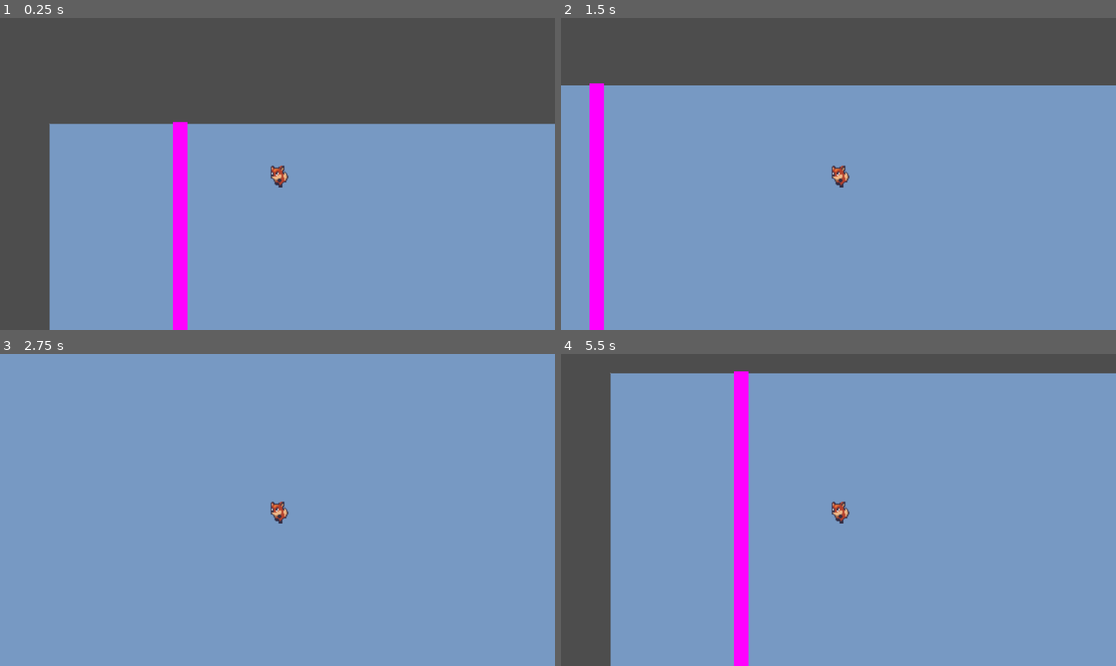
Above: before the commit, frames 1-4 (two rows, left to right).
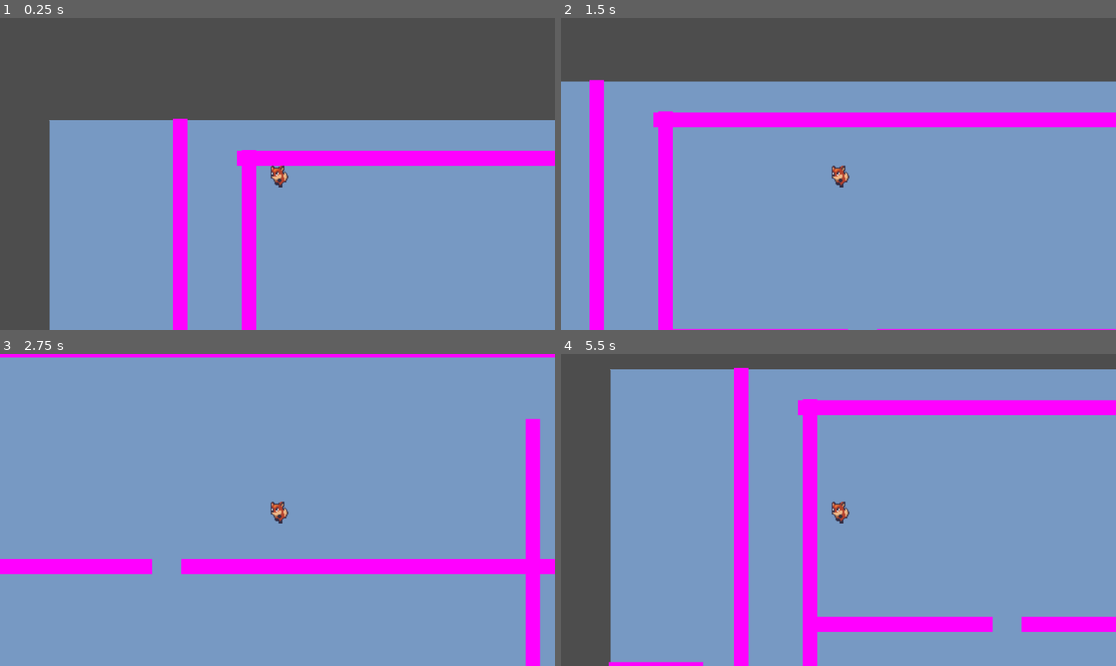
Above: after the commit, the same moments.

Repository: breadlofe/NotMedicine
Game: Godot game, scene res://scenes/game.tscn
The game is run twice, just before and just after one commit, with the same random seed, the same clock (stepped at 60 frames per second) and the same inputs. This scene is started directly instead of the project's main scene.
Inputs:
- Up to frame 1 (0.25 s): no input
- Up to frame 2 (1.5 s): tap Enter at 0.5 s; hold D (move_right) 0.53-1.28 s; hold S (move_down) from 1.28 s (still down)
- Up to frame 3 (2.75 s): release S (move_down) at 2.03 s; hold D (move_right) from 2.03 s (still down)
- Up to frame 4 (5.5 s): release D (move_right) at 2.78 s; hold W (move_up) 2.78-3.53 s; hold A (move_left) 3.53-5.03 s; hold S (move_down) from 5.03 s (still down)

The runs differ from the first frame. In frame 1, 5.4% of the frame differs, in the area x 8-100%, y 32-100%; in frame 2, 7.5%; in frame 3, 7.8%; in frame 4, 8.8%, in the area x 8-100%, y 4-100%.

Commit message:
Map outline done

Diff:
--- a/scenes/floor_1.tscn
+++ b/scenes/floor_1.tscn
@@ -77,8 +77,8 @@
 scale = Vector2(0.28, 0.915514)
 
 [node name="wall_test13" parent="." instance=ExtResource("1_2ddma")]
-position = Vector2(568, 2877)
-scale = Vector2(0.28, 1.23551)
+position = Vector2(568, 2882)
+scale = Vector2(0.28, 1.15551)
 
 [node name="wall_test14" parent="." instance=ExtResource("1_2ddma")]
 position = Vector2(384, 2336)
@@ -226,3 +226,153 @@
 [node name="wall_test45" parent="." instance=ExtResource("1_2ddma")]
 position = Vector2(912, 2336)
 scale = Vector2(0.28, 2.30786)
+
+[node name="wall_test46" parent="." instance=ExtResource("1_2ddma")]
+position = Vector2(2784, 1024)
+scale = Vector2(0.28, 5.21993)
+
+[node name="wall_test47" parent="." instance=ExtResource("1_2ddma")]
+position = Vector2(3200, 1024)
+rotation = 1.5708
+scale = Vector2(0.28, 1.54628)
+
+[node name="wall_test48" parent="." instance=ExtResource("1_2ddma")]
+position = Vector2(2814, 2081)
+rotation = 1.5708
+scale = Vector2(0.28, 1.55552)
+
+[node name="wall_test49" parent="." instance=ExtResource("1_2ddma")]
+position = Vector2(2424, 2088)
+rotation = 1.5708
+scale = Vector2(0.28, 9.79551)
+
+[node name="wall_test50" parent="." instance=ExtResource("1_2ddma")]
+position = Vector2(384, 1152)
+scale = Vector2(0.28, 4.63484)
+
+[node name="wall_test51" parent="." instance=ExtResource("1_2ddma")]
+position = Vector2(2784, 1021)
+rotation = 1.5708
+scale = Vector2(0.28, 11.5155)
+
+[node name="wall_test52" parent="." instance=ExtResource("1_2ddma")]
+position = Vector2(992, 1272)
+scale = Vector2(0.28, 3.11484)
+
+[node name="wall_test53" parent="." instance=ExtResource("1_2ddma")]
+position = Vector2(992, 1024)
+scale = Vector2(0.28, 0.955513)
+
+[node name="wall_test54" parent="." instance=ExtResource("1_2ddma")]
+position = Vector2(992, 1976)
+scale = Vector2(0.28, 0.675513)
+
+[node name="wall_test55" parent="." instance=ExtResource("1_2ddma")]
+position = Vector2(696, 1552)
+rotation = 1.5708
+scale = Vector2(0.28, 1.4)
+
+[node name="wall_test56" parent="." instance=ExtResource("1_2ddma")]
+position = Vector2(1016, 1552)
+rotation = 1.5708
+scale = Vector2(0.28, 1.2)
+
+[node name="wall_test57" parent="." instance=ExtResource("1_2ddma")]
+position = Vector2(1600, 1552)
+rotation = 1.5708
+scale = Vector2(0.28, 2.84)
+
+[node name="wall_test58" parent="." instance=ExtResource("1_2ddma")]
+position = Vector2(1568, 1272)
+scale = Vector2(0.28, 3.11484)
+
+[node name="wall_test59" parent="." instance=ExtResource("1_2ddma")]
+position = Vector2(1568, 1024)
+scale = Vector2(0.28, 0.955513)
+
+[node name="wall_test60" parent="." instance=ExtResource("1_2ddma")]
+position = Vector2(1568, 1976)
+scale = Vector2(0.28, 0.675513)
+
+[node name="wall_test61" parent="." instance=ExtResource("1_2ddma")]
+position = Vector2(1856, 1552)
+rotation = 1.5708
+scale = Vector2(0.28, 1.4)
+
+[node name="wall_test62" parent="." instance=ExtResource("1_2ddma")]
+position = Vector2(2208, 1552)
+rotation = 1.5708
+scale = Vector2(0.28, 1.4)
+
+[node name="wall_test63" parent="." instance=ExtResource("1_2ddma")]
+position = Vector2(2184, 1976)
+scale = Vector2(0.28, 0.675513)
+
+[node name="wall_test64" parent="." instance=ExtResource("1_2ddma")]
+position = Vector2(2184, 1040)
+scale = Vector2(0.28, 4.23485)
+
+[node name="wall_test65" parent="." instance=ExtResource("1_2ddma")]
+position = Vector2(2456, 1552)
+rotation = 1.5708
+scale = Vector2(0.28, 1.2)
+
+[node name="wall_test66" parent="." instance=ExtResource("1_2ddma")]
+position = Vector2(2808, 1552)
+rotation = 1.5708
+scale = Vector2(0.28, 1.4)
+
+[node name="wall_test67" parent="." instance=ExtResource("1_2ddma")]
+position = Vector2(2784, 64)
+scale = Vector2(0.28, 3.97993)
+
+[node name="wall_test68" parent="." instance=ExtResource("1_2ddma")]
+position = Vector2(2784, 976)
+scale = Vector2(0.28, 0.315515)
+
+[node name="wall_test69" parent="." instance=ExtResource("1_2ddma")]
+position = Vector2(399, 64)
+scale = Vector2(0.28, 4.33993)
+
+[node name="wall_test70" parent="." instance=ExtResource("1_2ddma")]
+position = Vector2(2784, 64)
+rotation = 1.5708
+scale = Vector2(0.28, 11.5155)
+
+[node name="wall_test71" parent="." instance=ExtResource("1_2ddma")]
+position = Vector2(696, 864)
+rotation = 1.5708
+scale = Vector2(0.28, 1.4)
+
+[node name="wall_test72" parent="." instance=ExtResource("1_2ddma")]
+position = Vector2(2808, 864)
+rotation = 1.5708
+scale = Vector2(0.28, 1.4)
+
+[node name="wall_test73" parent="." instance=ExtResource("1_2ddma")]
+position = Vector2(2456, 864)
+rotation = 1.5708
+scale = Vector2(0.28, 1.4)
+
+[node name="wall_test74" parent="." instance=ExtResource("1_2ddma")]
+position = Vector2(2104, 864)
+rotation = 1.5708
+scale = Vector2(0.28, 6.4)
+
+[node name="wall_test75" parent="." instance=ExtResource("1_2ddma")]
+position = Vector2(1568, 224)
+scale = Vector2(0.28, 2.51484)
+
+[node name="wall_test76" parent="." instance=ExtResource("1_2ddma")]
+position = Vector2(2184, 514)
+rotation = 1.5708
+scale = Vector2(0.28, 6.4)
+
+[node name="wall_test77" parent="." instance=ExtResource("1_2ddma")]
+position = Vector2(2296, 360)
+scale = Vector2(0.28, 2.51484)
+
+[node name="wall_test78" parent="." instance=ExtResource("1_2ddma")]
+position = Vector2(792, 514)
+rotation = 1.5708
+scale = Vector2(0.28, 1.84)
